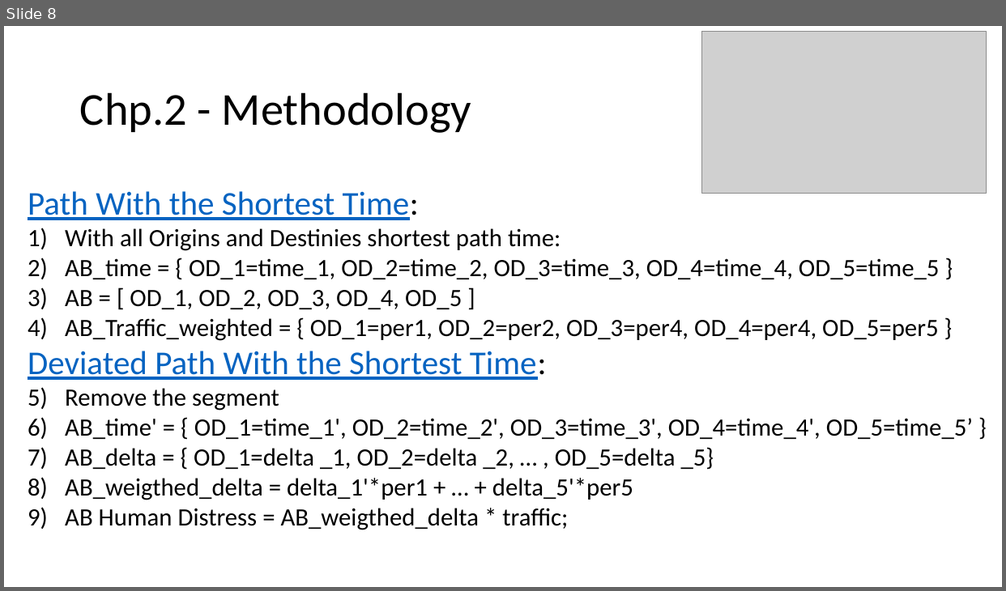
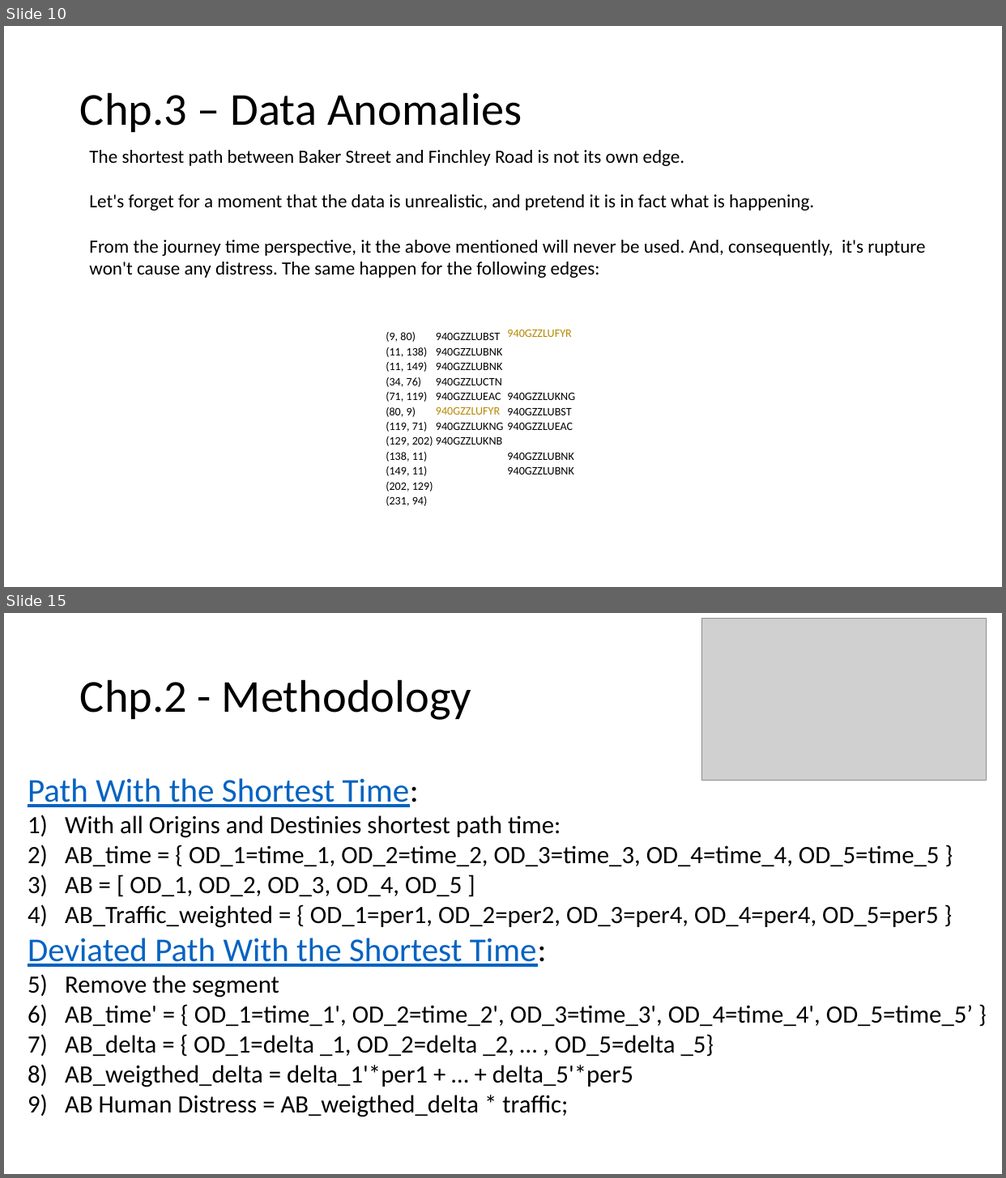
Before and after one commit to Breno-st/big-cities-transport, a slide deck: 11.Presenttaions/big-cities-transport.pptx. Shown one above the other, each under a label of ours: slide 8 before the commit, slides 10 and 15 after it; the slides between them are not shown. The pictures are 1006x591 and 1006x1178 pixels, drawn with LibreOffice and Linux fonts; fonts in the diff are those of the drawing; grey boxes stand for pictures. Boxes give left, top, right and bottom in pixels: in the first picture for what was removed or moved away, otherwise in the second. Text is boxed around its words. In the diff, an @@ line names an element or a change of style, - is before the commit and + after.

Commit message:
distress model per period

```diff
--- a/11.Presenttaions/big-cities-transport.pptx
+++ b/11.Presenttaions/big-cities-transport.pptx
@@ slide 10 added at box(4, 26, 1002, 587), background #FFFFFF @@
@@ title added at box(80, 92, 522, 132), 44 pt, text #000000 @@
+Chp.3 – Data Anomalies
@@ text added at box(89, 150, 925, 278), 18 pt, text #000000 @@
+The shortest path between Baker Street and Finchley Road is not its own edge.
+Let's forget for a moment that the data is unrealistic, and pretend it is in fact what is happening.
+From the journey time perspective, it the above mentioned will never be used. And, consequently, it's rupture won't cause any distress. The same happen for the following edges:
@@ table added at box(385, 322, 579, 510), 12 rows, 3 columns @@
+(9, 80) | 940GZZLUBST | 940GZZLUFYR
+(11, 138) | 940GZZLUBNK | 
+(11, 149) | 940GZZLUBNK | 
+(34, 76) | 940GZZLUCTN | 
+(71, 119) | 940GZZLUEAC | 940GZZLUKNG
+(80, 9) | 940GZZLUFYR | 940GZZLUBST
+(119, 71) | 940GZZLUKNG | 940GZZLUEAC
+(129, 202) | 940GZZLUKNB | 
+(138, 11) |  | 940GZZLUBNK
+(149, 11) |  | 940GZZLUBNK
+(202, 129) |  | 
+(231, 94) |  | 
@@ what was slide 8 is now slide 15 @@
```
Also in this commit, not shown: 4 slides changed, 7 other slides added, 38 other files.
